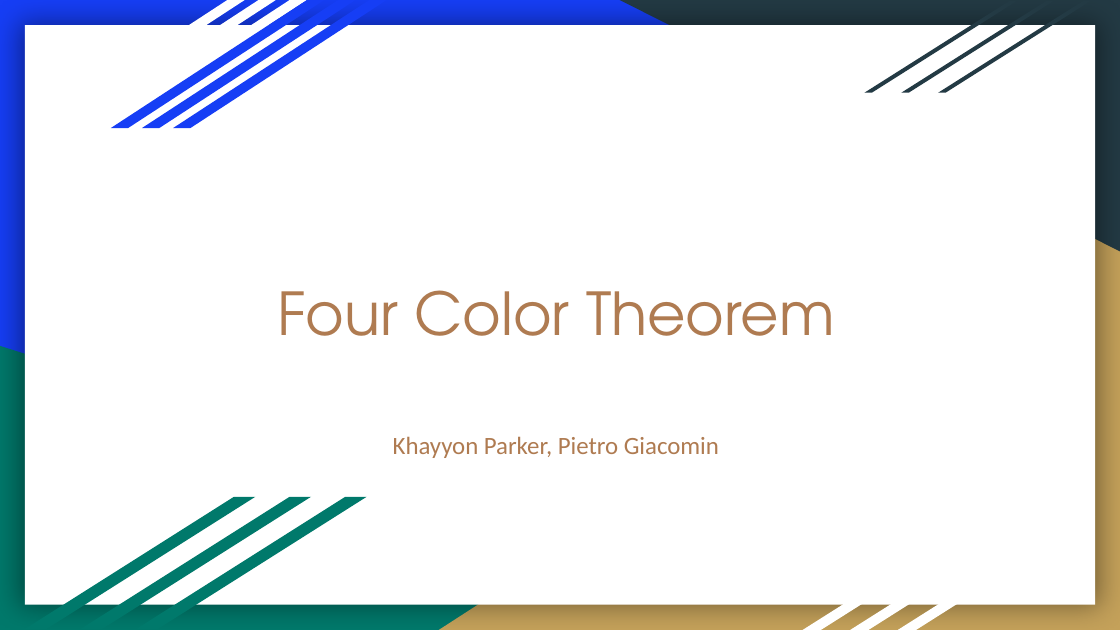
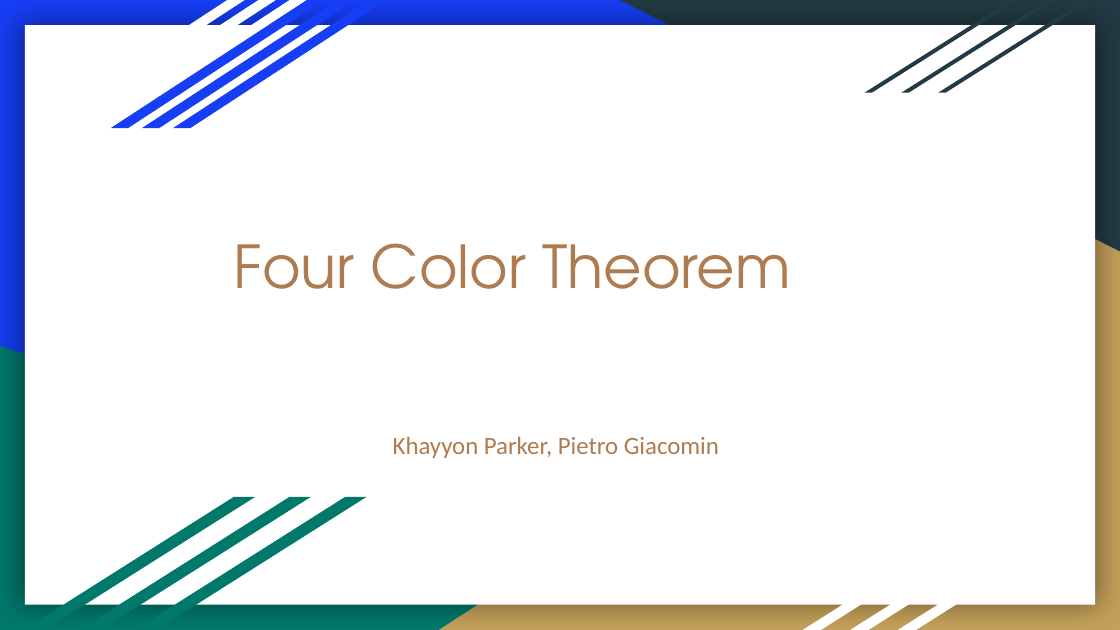
Before and after one commit to Pietro-G/FourColorThm, a slide deck: slide 1 of Four Color Theorem.pptx. Drawn at 1120x630 pixels with LibreOffice and Linux fonts; fonts in the diff are those of the drawing. Boxes give left, top, right and bottom in pixels: in the first picture for what was removed or moved away, otherwise in the second. Text is boxed around its words. In the diff, an @@ line names an element or a change of style, - is before the commit and + after.

```diff
--- a/Four Color Theorem.pptx
+++ b/Four Color Theorem.pptx
@@ title "Four Color Theorem": place and size @@
-title "Four Color Theorem" at [277,290,834,336]
+title "Four Color Theorem" at [233,243,791,289]
```
Also in this commit, not shown: 2 other slides changed, 2 slides added.
